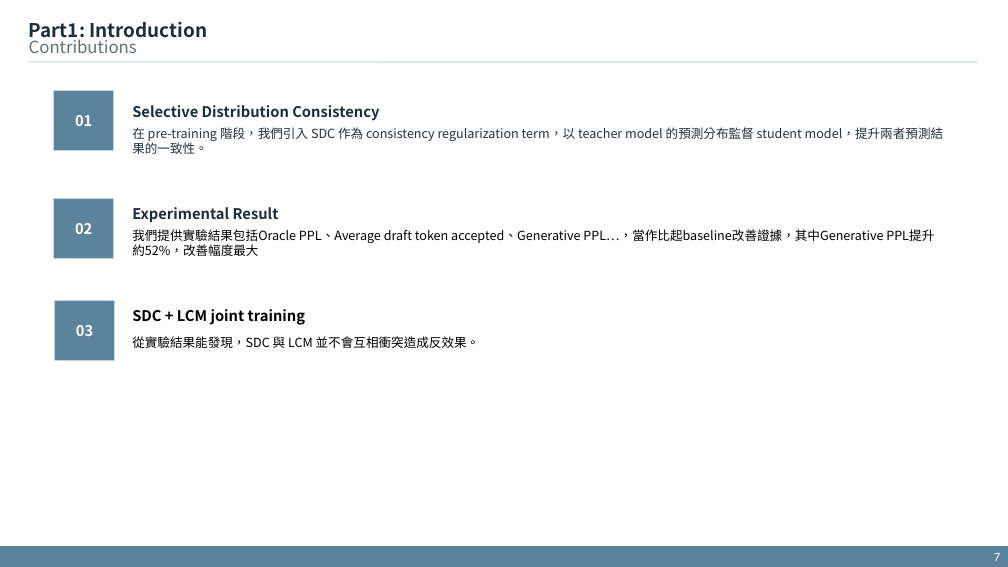
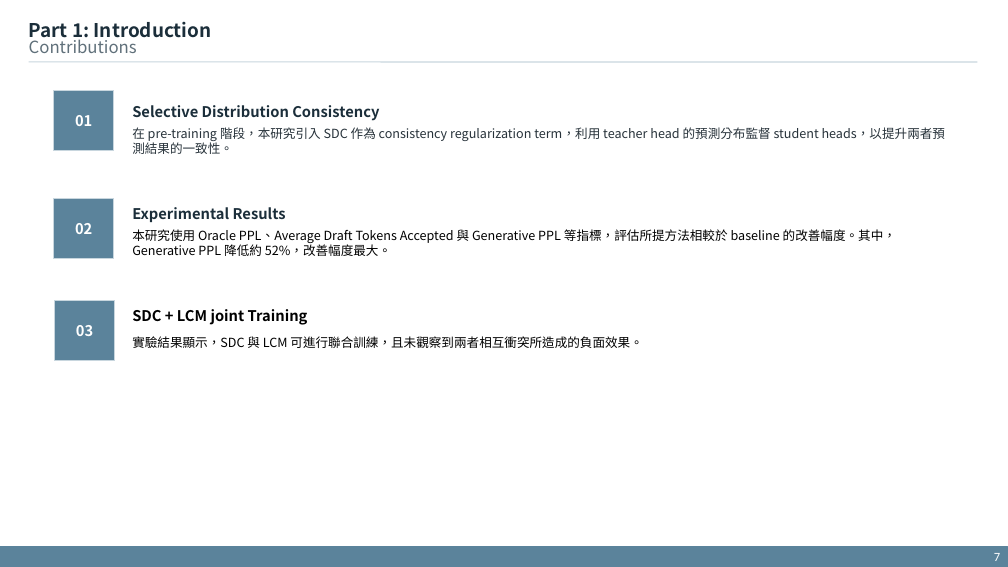
Before and after one commit to xdfg12456/llama-mtp, a slide deck: slide 7 of doc/mtp_with_consistency_method_v2.pptx. Drawn at 1008x567 pixels with LibreOffice and Linux fonts; fonts in the diff are those of the drawing. Boxes give left, top, right and bottom in pixels: in the first picture for what was removed or moved away, otherwise in the second. Text is boxed around its words. In the diff, an @@ line names an element or a change of style, - is before the commit and + after.

```diff
--- a/doc/mtp_with_consistency_method_v2.pptx
+++ b/doc/mtp_with_consistency_method_v2.pptx
@@ text at (29,21,212,42): spaces changed @@
-Part1: Introduction
+Part 1: Introduction
@@ text at (132,127,945,154): text changed @@
-在 pre-training 階段，我們引入 SDC 作為 consistency regularization term，以 teacher model 的預測分布監督 student model，提升兩者預測結果的一致性。
+在 pre-training 階段，本研究引入 SDC 作為 consistency regularization term，利用 teacher head 的預測分布監督 student heads，以提升兩者預測結果的一致性。
@@ text at (132,207,286,222): text changed @@
-Experimental Result
+Experimental Results
@@ text at (132,229,896,256): text changed @@
-我們提供實驗結果包括Oracle PPL、Average draft token accepted、Generative PPL…，當作比起baseline改善證據，其中Generative PPL提升約52%，改善幅度最大
+本研究使用 Oracle PPL、Average Draft Tokens Accepted 與 Generative PPL 等指標，評估所提方法相較於 baseline 的改善幅度。其中，Generative PPL 降低約 52%，改善幅度最大。
@@ text at (132,309,308,325): text changed @@
-SDC + LCM joint training
+SDC + LCM joint Training
@@ text at (132,336,642,348): text changed @@
-從實驗結果能發現，SDC 與 LCM 並不會互相衝突造成反效果。
+實驗結果顯示，SDC 與 LCM 可進行聯合訓練，且未觀察到兩者相互衝突所造成的負面效果。
```
Also in this commit, not shown: 23 other slides changed.
